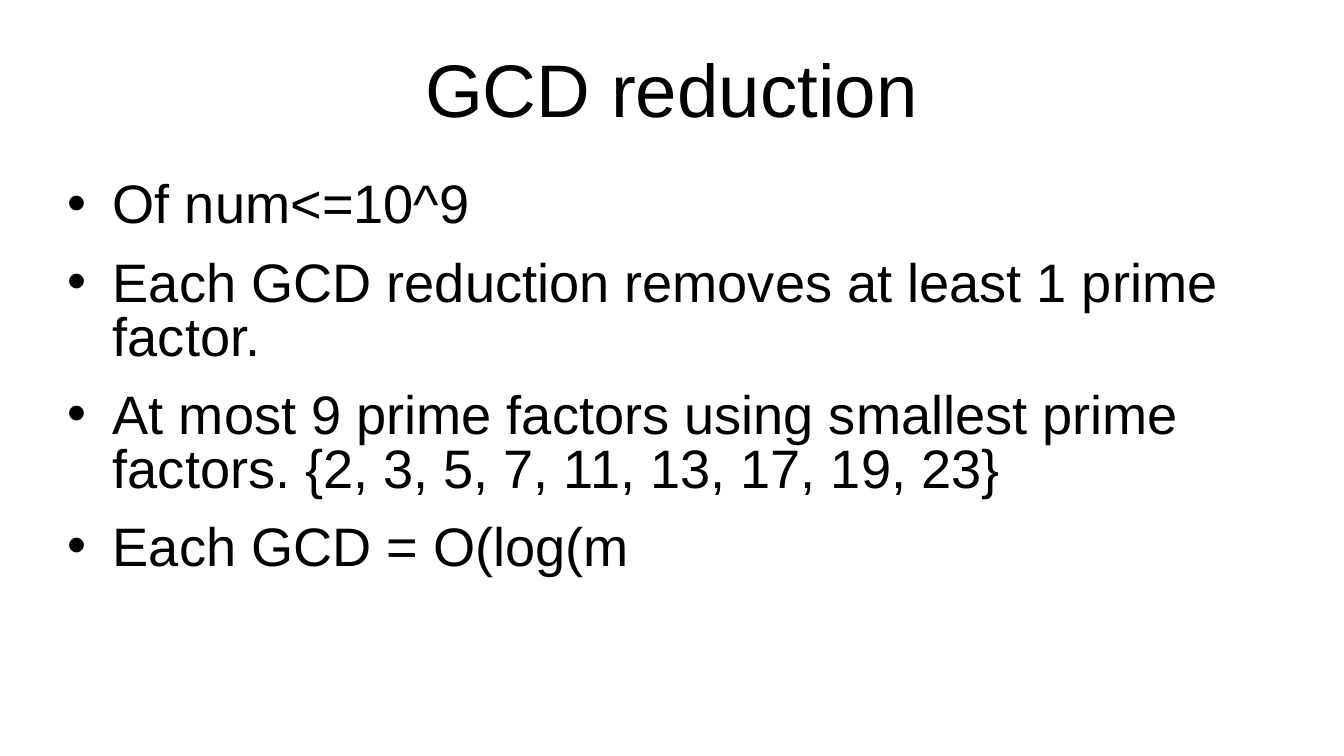
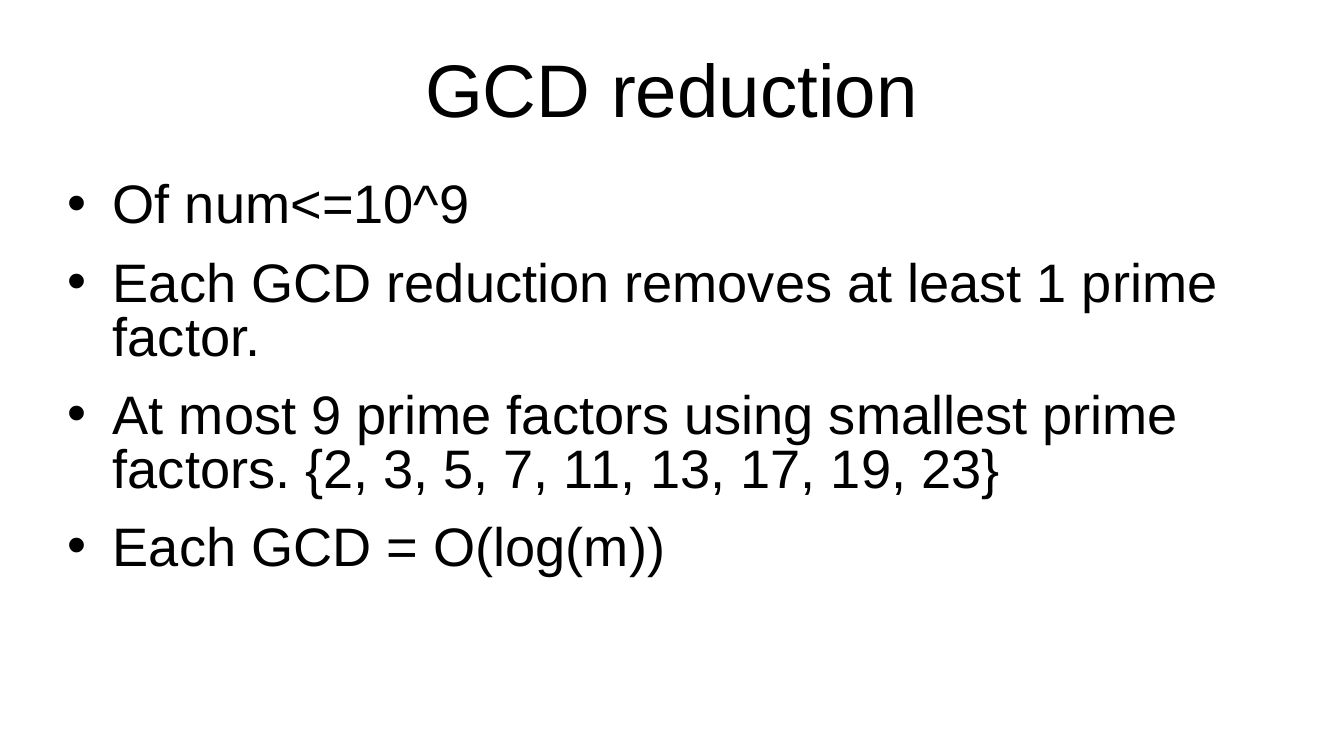
Before and after one commit to kindaichinisan/CompetitiveProgramming, a slide deck: slide 40 of MyCode/competitive_programming.ppt (slide 93 before the commit). Drawn at 1344x756 pixels with LibreOffice and Linux fonts; fonts in the diff are those of the drawing. Boxes give left, top, right and bottom in pixels: in the first picture for what was removed or moved away, otherwise in the second. Text is boxed around its words. In the diff, an @@ line names an element or a change of style, - is before the commit and + after.

```diff
--- a/MyCode/competitive_programming.ppt
+++ b/MyCode/competitive_programming.ppt
@@ text at (113, 526, 665, 576): text changed @@
-• Each GCD = O(log(m
+• Each GCD = O(log(m))
```
Also in this commit, not shown: 1 other slide changed, 27 slides added, 1 slide removed, 6 other files.
